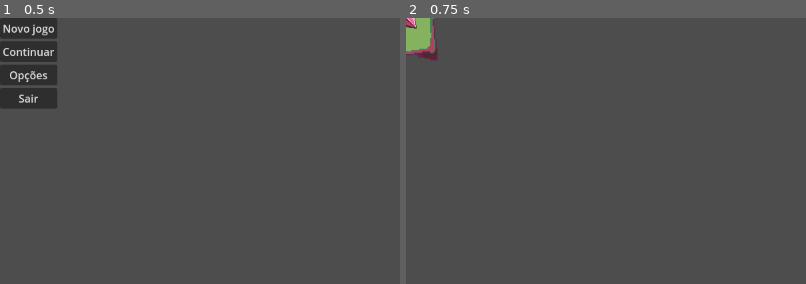
Above: before the commit, frames 1-2 (left to right).
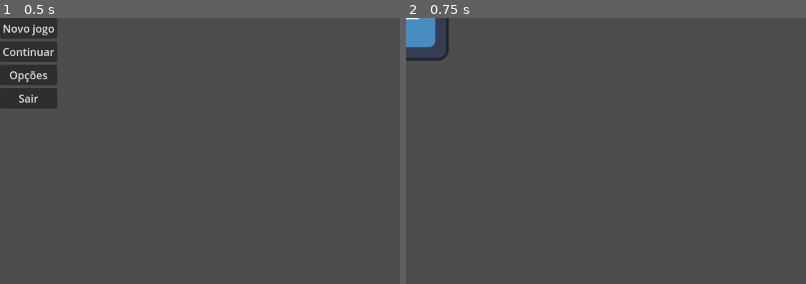
Above: after the commit, the same moments.

Repository: uotlaf/laughteller
Game: Godot game, scene res://Scenes/menu.tscn
The game is run twice, just before and just after one commit, with the same random seed, the same clock (stepped at 60 frames per second) and the same inputs. The project has no main scene, so this scene is started directly. The engine's default icon, where the game draws it, is replaced by a stand-in: a white triangle on a blue panel in a dark square.
Inputs:
- Up to frame 1 (0.5 s): no input
- Up to frame 2 (0.75 s): click "Novo jogo" at 0.5 s
The pictures show only the part of the screen within x 0-50%, y 0-50%; the shares and areas given below are measured in that part.

Frame 1 is identical in both runs. In frame 2, 1.4% of the frame differs, in the area x 0-11%, y 0-17%.

Commit message:
Bug Double in the same Box resolved

Diff:
--- a/Scenes/main_peace.tscn
+++ b/Scenes/main_peace.tscn
@@ -8,6 +8,7 @@
 height = 128.0
 
 [sub_resource type="CapsuleShape2D" id="CapsuleShape2D_8scxw"]
+custom_solver_bias = 0.921
 radius = 40.0
 height = 128.0
 
--- a/Scenes/test.tscn
+++ b/Scenes/test.tscn
@@ -31,9 +31,17 @@
 position = Vector2(765, 475)
 number_box = 2
 
+[node name="Peace5" parent="." instance=ExtResource("2_hwc33")]
+material = SubResource("ShaderMaterial_7cv6s")
+position = Vector2(668, 686)
+
 [node name="Peace4" parent="." instance=ExtResource("2_hwc33")]
 material = SubResource("ShaderMaterial_7cv6s")
-position = Vector2(470, 698)
+position = Vector2(460, 692)
 
 [node name="Peace3" parent="." instance=ExtResource("2_hwc33")]
 position = Vector2(241, 697)
+
+[node name="Peace6" parent="." instance=ExtResource("2_hwc33")]
+material = SubResource("ShaderMaterial_7cv6s")
+position = Vector2(876, 680)
--- a/Scripts/box.gd
+++ b/Scripts/box.gd
@@ -1,22 +1,27 @@
 extends CharacterBody2D
 
 class_name Box
+var has_grabbed: bool = false
 
 @export var number_box : int = 1
-var object : CharacterBody2D # Bloco que está sendo segurado
+#ar object : CharacterBody2D # Bloco que está sendo segurado
 
 func _on_area_2d_body_entered(body):
 	if body is Main_Peace:
-		if body.box_turn:
+		if body.box_turn and not has_grabbed:
 			body.grab(self)
+			has_grabbed = true
 
 	# Corpo está sendo segurado pelo cursor e não tem um expandido
-	if body is Main_Peace and body.hold and not object:
-		object = body
-		object.grab(self)
+	#if body is Main_Peace and body.hold and not object and not has_grabbed:
+		#object = body
+		#has_grabbed = true
+		#object.grab(self)
 
 func _on_area_2d_body_exited(body):
 	# Corpo está sendo segurado pelo cursor e é o que está sendo segurado pela caixa
-	if body is Main_Peace and body.hold and body == object:
-		object.ungrab()
-		object = null
+	if body is Main_Peace: #and body.hold and body == object:
+		has_grabbed = false
+		body.ungrab()
+		#object.ungrab()
+		#object = null
--- a/Scripts/main_peace.gd
+++ b/Scripts/main_peace.gd
@@ -32,12 +32,13 @@
 			if not in_box and not hold:
 				box_turn = false
 		if not in_box:
+			$BoxImage.visible = false
+			$Initial.visible = true
 			var my_tween = get_tree().create_tween()
 			my_tween.finished.connect(finished_home_tween)
 			my_tween.tween_property(self, "position", original_position, 0.25).set_trans(Tween.TRANS_LINEAR)
 			#global_position = original_position
-			$BoxImage.visible = false
-			$Initial.visible = true
+
 		else:
 			#global_position = Box_realtive.global_position
 			var my_tween = get_tree().create_tween()
--- a/Scripts/management.gd
+++ b/Scripts/management.gd
@@ -6,7 +6,7 @@
 	"1": {
 		"nome": "Primeira Piada",
 		"p1": {
-			"path_p": "res://Assets/cursor.png",
+			"path_p": "res://Assets/icon.svg",
 			"path_b1": "res://Assets/Moldura_vazia.png",
 			"path_b2": "res://Assets/icon.svg",
 			"path_b3": "res://Assets/cursor.png"
Not shown, added: Assets/simpático.png.import
Not shown, added: Assets/simpático2.png.import
Not shown: 1 places in Scenes/test.tscn that only renumber resources
